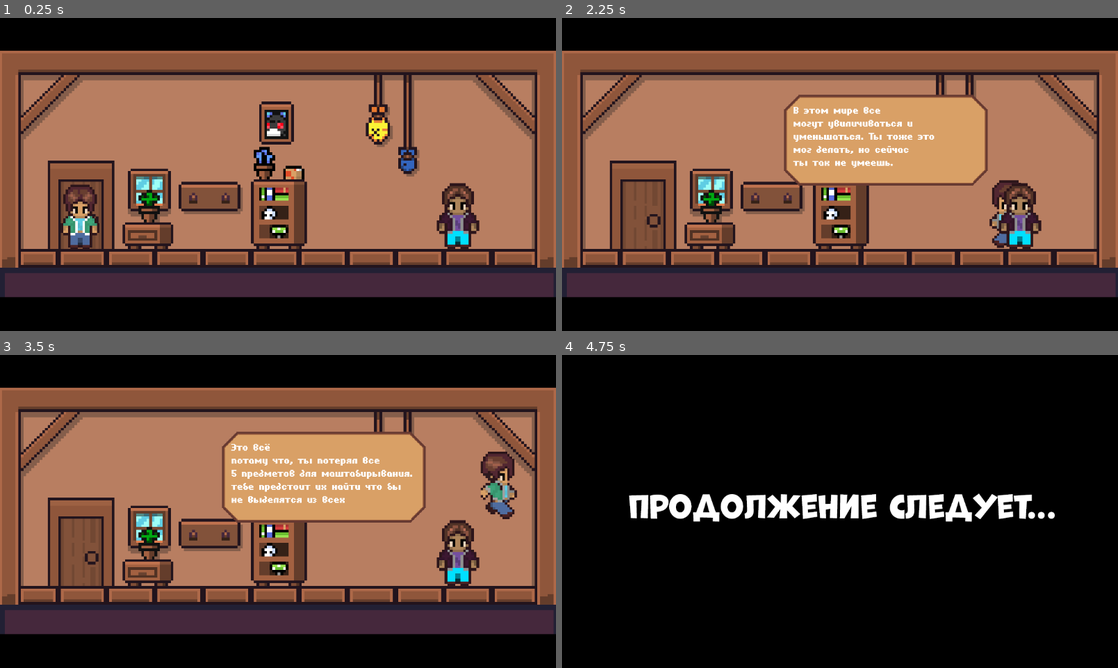
Above: before the commit, frames 1-4 (two rows, left to right).
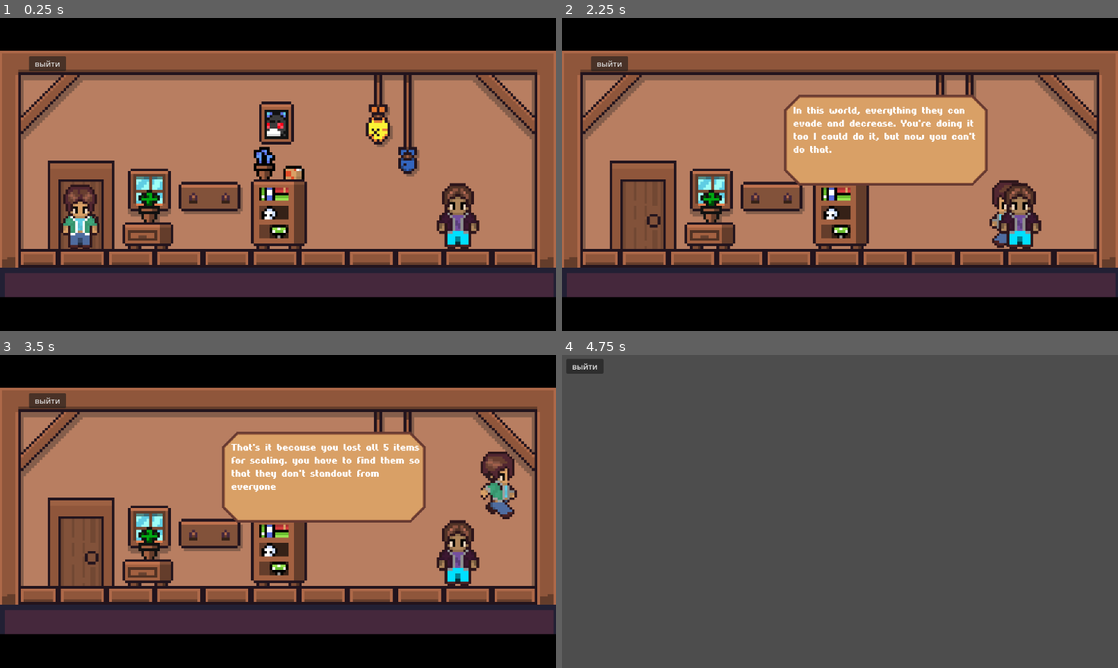
Above: after the commit, the same moments.

Repository: Roma537/scale
Game: Godot game, scene res://scens/for_house.tscn
The game is run twice, just before and just after one commit, with the same random seed, the same clock (stepped at 60 frames per second) and the same inputs. This scene is started directly instead of the project's main scene.
Inputs:
- Up to frame 1 (0.25 s): no input
- Up to frame 2 (2.25 s): tap Enter (ui_accept) at 0.5, 0.77, 1.52 s; hold Q (q) 0.53-1.28 s; hold Right (ui_right) 0.53-2.03 s; tap Q (q) at 1.35 s; hold Left (ui_left) from 2.03 s (still down); hold Q (q) from 2.03 s (still down)
- Up to frame 3 (3.5 s): release Left (ui_left) at 2.78 s; release Q (q) at 2.78 s; hold Right (ui_right) from 2.78 s (still down); tap Q (q) at 2.85 s; tap Enter (ui_accept) at 3.02 s
- Up to frame 4 (4.75 s): hold Q (q) 3.53-4.28 s; tap Enter (ui_accept) at 3.77, 4.25, 4.52 s; release Right (ui_right) at 4.28 s; hold Left (ui_left) from 4.28 s (still down); tap Q (q) at 4.35 s

The runs differ from the first frame. In frame 1, 0.3% of the frame differs, in the area x 5-12%, y 12-17%; in frame 2, 1.8%; in frame 3, 2.0%; in frame 4, 100%, in the area x 0-100%, y 0-100%.
Error after the commit: Cannot call method 'change_scene_to_file' on a null value. (res://heroes/boris/boris.gd:66)

Commit message:
перевод игры на англиский

Diff:
--- a/heroes/boris/boris.gd
+++ b/heroes/boris/boris.gd
@@ -33,27 +33,37 @@
 	if study == 2:
 		if Input.is_action_pressed("q") or presedQ == true:
 			study = 3
-			txt.text = 'В этом мире все
-			могут увиличиваться и
-			уменьшаться. Ты тоже это
-			мог делать, но сейчас
-			ты так не умеешь.'
+			if Leng.leng == "ru":
+				txt.text = 'В этом мире все могут
+увиличиваться и уменьшаться. Ты
+тоже это мог делать, но сейчас ты
+так не умеешь.'
+			elif Leng.leng == "en":
+				txt.text = "In this world, everything they can
+evade and decrease. You're doing it
+too I could do it, but now you can't
+do that."
 	if study == 3:
 		await get_tree().create_timer(0.2).timeout
 		if Input.is_action_pressed("q") or presedQ == true:
 			study = 4
-			txt.text = 'Это всё
-			потаму что, ты потерял все
-			5 предметов для маштабирывания.
-			тебе предстоит их найти что бы
-			не выделятся из всех'
+			if Leng.leng == "ru":
+				txt.text = 'Это всё потаму что, ты потерял
+все 5 предметов для
+маштабирывания.
+тебе предстоит их найти что бы
+				не выделятся из всех'
+			elif Leng.leng == "en":
+				txt.text = "That's it because you lost all 5 items
+for scaling. you have to find them so
+that they don't standout from
+everyone"
 	if study == 4:
 		await get_tree().create_timer(1).timeout
 		if Input.is_action_pressed("q") or presedQ == true:
 			study = 5
-			darkVuport.show()
-			await get_tree().create_timer(5).timeout
-			get_tree().quit()
+			Menu.newMenu = true
+			get_tree().change_scene_to_file("res://scens/menu_for_level.tscn")
 
 
 func _physics_process(delta):
--- /dev/null
+++ b/leng.gd
@@ -0,0 +1,4 @@
+extends Node
+
+
+var leng = "en"
--- /dev/null
+++ b/menu.gd
@@ -0,0 +1,3 @@
+extends Node
+
+var newMenu = false
--- a/project.godot
+++ b/project.godot
@@ -18,9 +18,12 @@
 [autoload]
 
 Global="*res://global.gd"
+Menu="*res://menu.gd"
+Leng="*res://leng.gd"
 
 [display]
 
+window/size/mode=3
 window/stretch/mode="viewport"
 
 [input]
--- a/scens/for_house.gd
+++ b/scens/for_house.gd
@@ -14,4 +14,4 @@
 
 
 func _on_button_pressed():
-	pass # Replace with function body.
+	get_tree().change_scene_to_file("res://scens/menu.tscn")
--- a/scens/for_house.tscn
+++ b/scens/for_house.tscn
@@ -181,6 +181,13 @@
 texture_normal = ExtResource("9_t6ndk")
 stretch_mode = 5
 
+[node name="Button" type="Button" parent="player/CanvasLayer"]
+offset_left = 60.0
+offset_top = 79.0
+offset_right = 137.0
+offset_bottom = 100.0
+text = "выйти"
+
 [node name="CharacterBody2D" parent="." instance=ExtResource("7_76r5a")]
 position = Vector2(949, 402)
 
@@ -190,3 +197,4 @@
 [connection signal="button_up" from="player/CanvasLayer/right" to="player" method="_on_right_button_up"]
 [connection signal="button_down" from="player/CanvasLayer/up" to="player" method="_on_up_button_down"]
 [connection signal="button_up" from="player/CanvasLayer/up" to="player" method="_on_up_button_up"]
+[connection signal="pressed" from="player/CanvasLayer/Button" to="." method="_on_button_pressed"]
--- a/scens/menu.tscn
+++ b/scens/menu.tscn
@@ -50,7 +50,7 @@
 theme_override_font_sizes/font_size = 40
 text = "Quit"
 
-[node name="pc" type="TextureButton" parent="."]
+[node name="en" type="TextureButton" parent="."]
 visible = false
 offset_left = 525.0
 offset_top = 524.0
@@ -58,7 +58,7 @@
 offset_bottom = 624.0
 texture_normal = ExtResource("1_e70cd")
 
-[node name="Label" type="Label" parent="pc"]
+[node name="Label" type="Label" parent="en"]
 layout_mode = 1
 anchors_preset = 15
 anchor_right = 1.0
@@ -69,29 +69,30 @@
 offset_bottom = -39.0
 grow_horizontal = 2
 grow_vertical = 2
-text = "pc"
+text = "en
+"
 
-[node name="mobil" type="TextureButton" parent="."]
+[node name="ru" type="TextureButton" parent="."]
 offset_left = 525.0
 offset_top = 524.0
 offset_right = 625.0
 offset_bottom = 624.0
 texture_normal = ExtResource("1_e70cd")
 
-[node name="Label" type="Label" parent="mobil"]
+[node name="Label" type="Label" parent="ru"]
 layout_mode = 1
 anchors_preset = 15
 anchor_right = 1.0
 anchor_bottom = 1.0
-offset_left = 28.0
+offset_left = 40.0
 offset_top = 36.0
-offset_right = -28.0
+offset_right = -16.0
 offset_bottom = -38.0
 grow_horizontal = 2
 grow_vertical = 2
-text = "mobil"
+text = "ru"
 
 [connection signal="button_down" from="play" to="." method="_on_play_button_down"]
 [connection signal="button_down" from="quit" to="." method="_on_quit_button_down"]
-[connection signal="pressed" from="pc" to="." method="_on_pc_pressed"]
-[connection signal="pressed" from="mobil" to="." method="_on_mobil_pressed"]
+[connection signal="pressed" from="en" to="." method="_on_pc_pressed"]
+[connection signal="pressed" from="ru" to="." method="_on_mobil_pressed"]
--- a/scens/menuButton.gd
+++ b/scens/menuButton.gd
@@ -1,13 +1,16 @@
 extends Node2D
 
-@onready var mobil = $mobil
-@onready var pc = $pc
+@onready var ru = $ru
+@onready var en = $en
 
 # кнопки и их действия
 func _on_quit_button_down():
 	get_tree().quit()
 func _on_play_button_down():
-	get_tree().change_scene_to_file("res://scens/levels/level1.tscn")
+	if Menu.newMenu == false:
+		get_tree().change_scene_to_file("res://scens/levels/level1.tscn")
+	if Menu.newMenu == true:
+		get_tree().change_scene_to_file("res://scens/menu_for_level.tscn")
 
 
 
@@ -18,10 +21,10 @@
 
 
 func _on_mobil_pressed():
-	mobil.hide()
-	pc.show()
-	Global.ui = true
+	ru.hide()
+	en.show()
+	Leng.leng = "ru"
 func _on_pc_pressed():
-	mobil.show()
-	pc.hide()
-	Global.ui = false
+	ru.show()
+	en.hide()
+	Leng.leng = "en"
--- /dev/null
+++ b/scens/menu_for_level.gd
@@ -0,0 +1,13 @@
+extends Node2D
+
+
+
+func _ready():
+	pass
+func _process(delta):
+	pass
+
+
+
+func _on_button_pressed():
+	get_tree().change_scene_to_file("res://scens/menu.tscn")
--- a/scens/menu_for_level.tscn
+++ b/scens/menu_for_level.tscn
@@ -1,3 +1,17 @@
-[gd_scene format=3 uid="uid://bbhapc6wi8tyd"]
+[gd_scene load_steps=2 format=3 uid="uid://bbhapc6wi8tyd"]
+
+[ext_resource type="Script" path="res://scens/menu_for_level.gd" id="1_0rdki"]
 
 [node name="menuForLevel" type="Node2D"]
+script = ExtResource("1_0rdki")
+
+[node name="CanvasLayer" type="CanvasLayer" parent="."]
+
+[node name="Button" type="Button" parent="CanvasLayer"]
+offset_left = 9.0
+offset_top = 8.0
+offset_right = 86.0
+offset_bottom = 39.0
+text = "выйти"
+
+[connection signal="pressed" from="CanvasLayer/Button" to="." method="_on_button_pressed"]
Binary file added: font/PressStart2P-Regular.ttf
Not shown, changed: font/PressStart2P-Regular.ttf.import
Not shown: 1 places in heroes/boris/boris.tscn that only renumber resources
